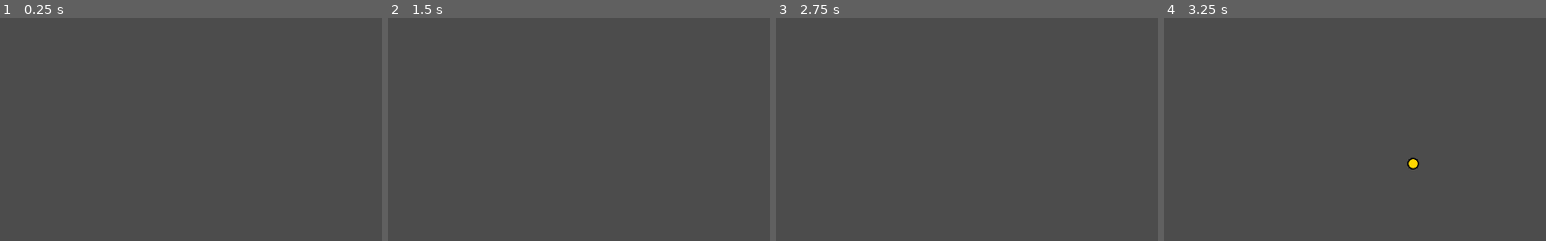
Above: before the commit, frames 1-4 (left to right).
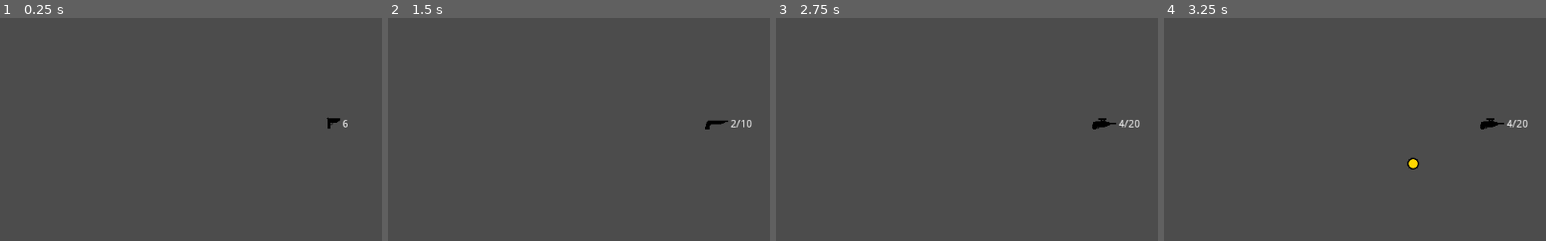
Above: after the commit, the same moments.

Repository: GregorioFornetti/Zigmor
Game: Godot game, scene res://Cenas/MapaDeTestes.tscn
Same seed, same stepped clock (60 frames per second), same inputs: the game is played once before the commit and once after it.
Inputs (mouse positions are % of the whole screen's width and height, from its top left):
- Up to frame 1 (0.25 s): no input
- Up to frame 2 (1.5 s): tap Enter (ui_accept) at 0.5, 0.77, 1.07 s; move the mouse to (72, 45) at 0.52 s; hold Right (ui_right) 0.53-1.28 s; hold 1 (change_weapon_to_pistol) 0.53-1.28 s; tap 2 (change_weapon_to_shotgun) at 0.8, 1.35 s; move the mouse to (30, 55) at 1.27 s; hold Down (ui_down) from 1.28 s (still down)
- Up to frame 3 (2.75 s): tap Enter (ui_accept) at 1.52, 1.82 s; tap 3 (change_weapon_to_sniper) at 1.55 s; move the mouse to (60, 28) at 2.02 s; release Down (ui_down) at 2.03 s; hold Right (ui_right) from 2.03 s (still down); hold 3 (change_weapon_to_sniper) from 2.03 s (still down); click (60, 28) at 2.3 s
- Up to frame 4 (3.25 s): move the mouse to (45, 70) at 2.77 s; release Right (ui_right) at 2.78 s; release 3 (change_weapon_to_sniper) at 2.78 s; hold Up (ui_up) from 2.78 s (still down); click (45, 70) at 2.85 s; tap Enter (ui_accept) at 3.02, 3.05 s
The pictures show only the part of the screen within x 50-100%, y 0-50%; the shares and areas given below are measured in that part.

The runs differ from the first frame. In frame 1, 0.1% of the frame differs, in the area x 85-91%, y 44-50%; in frame 2, 0.2%; in frame 3, 0.3%, in the area x 82-96%, y 44-50%; in frame 4, 0.3%.

Commit message:
reload das armas

Diff:
--- /dev/null
+++ b/Cenas/Interfaces/Interface.gd
@@ -0,0 +1,16 @@
+extends CanvasLayer
+
+onready var current_weapon_sprite = $Weapon_status_box/Current_weapon
+onready var ammo_info_label = $Weapon_status_box/Ammo_info
+
+
+func _ready():
+	pass # Replace with function body.
+
+
+func update_weaponAndAmmo_interface(weapon_index, current_ammo, total_ammo):
+	current_weapon_sprite.frame = weapon_index
+	if total_ammo >= 0:
+		ammo_info_label.text = str(current_ammo) + "/" + str(total_ammo)
+	else:
+		ammo_info_label.text = str(current_ammo)
--- /dev/null
+++ b/Cenas/Interfaces/Interface.tscn
@@ -0,0 +1,34 @@
+[gd_scene load_steps=3 format=2]
+
+[ext_resource path="res://Sprites/Interface/Game-interface/Sprites-IconsWeapons.png" type="Texture" id=1]
+[ext_resource path="res://Cenas/Interfaces/Interface.gd" type="Script" id=2]
+
+[node name="Interface" type="CanvasLayer"]
+script = ExtResource( 2 )
+
+[node name="Weapon_status_box" type="Control" parent="."]
+anchor_left = 1.0
+anchor_top = 0.261
+anchor_right = 1.0
+anchor_bottom = 0.261
+margin_left = -40.4786
+margin_top = -19.6087
+margin_right = -0.478638
+margin_bottom = 20.3913
+__meta__ = {
+"_edit_use_anchors_": false
+}
+
+[node name="Current_weapon" type="Sprite" parent="Weapon_status_box"]
+position = Vector2( -32, 2 )
+texture = ExtResource( 1 )
+hframes = 3
+
+[node name="Ammo_info" type="Label" parent="Weapon_status_box"]
+margin_left = -12.846
+margin_top = -1.45676
+margin_right = 27.154
+margin_bottom = 12.5432
+__meta__ = {
+"_edit_use_anchors_": false
+}
--- a/Cenas/MapaDeTestes.tscn
+++ b/Cenas/MapaDeTestes.tscn
@@ -1,7 +1,10 @@
-[gd_scene load_steps=2 format=2]
+[gd_scene load_steps=3 format=2]
 
 [ext_resource path="res://Cenas/Player/Player.tscn" type="PackedScene" id=1]
+[ext_resource path="res://Cenas/Interfaces/Interface.tscn" type="PackedScene" id=2]
 
 [node name="MapaDeTestes" type="Node2D"]
 
+[node name="Interface" parent="." instance=ExtResource( 2 )]
+
 [node name="Player" parent="." instance=ExtResource( 1 )]
--- a/Cenas/Player/Player.gd
+++ b/Cenas/Player/Player.gd
@@ -3,6 +3,7 @@
 onready var sprite = $Sprite
 onready var shoot_timer = $Shoot_timer
 onready var reload_timer = $Reload_timer
+onready var Interface = get_parent().get_node("Interface")
 
 enum {PISTOL, SHOTGUN, SNIPER}
 var attributes = {
@@ -32,17 +33,20 @@
 var weapons_status = {
 	# Time left = tempo que faltou para poder atirar mais uma vez.
 	PISTOL : {
-		"qnt_bullets": attributes[PISTOL]['magazine_capacity'],
+		"qnt_reloaded_bullets": attributes[PISTOL]['magazine_capacity'],
+		"qnt_total_bullets" : -1,  # numero negativo de balas representa que é infinito.
 		"time_left": 0,
 		"ready_to_shoot": true
 	},
 	SHOTGUN : {
-		"qnt_bullets": attributes[SHOTGUN]['magazine_capacity'],
+		"qnt_reloaded_bullets": attributes[SHOTGUN]['magazine_capacity'],
+		"qnt_total_bullets" : 10,
 		"time_left": 0,
 		"ready_to_shoot": true
 	},
 	SNIPER : {
-		"qnt_bullets": attributes[SNIPER]['magazine_capacity'],
+		"qnt_reloaded_bullets": attributes[SNIPER]['magazine_capacity'],
+		"qnt_total_bullets" : 20,
 		"time_left": 0,
 		"ready_to_shoot": true
 	}
@@ -51,7 +55,11 @@
 var rotation_fix = PI / 2
 var speed = 150
 var current_weapon = PISTOL
+var reloading = false
 
+
+func _ready():
+	update_weapons_interface()
 
 func _input(event):
 	if not event is InputEventMouseMotion:
@@ -62,13 +70,13 @@
 		elif event.get_action_strength("change_weapon_to_sniper"):
 			change_weapon(SNIPER)
 
-		if event.get_action_strength("ui_accept"):
-			print(weapons_status)
+		if event.get_action_strength("reload_weapon"):
+			reload_current_weapon()
 
 		if event.get_action_strength("shoot"):
-			if weapons_status[current_weapon]['qnt_bullets'] == 0:
+			if weapons_status[current_weapon]['qnt_reloaded_bullets'] == 0:
 				reload_current_weapon()
-			elif weapons_status[current_weapon]['ready_to_shoot']:
+			elif weapons_status[current_weapon]['ready_to_shoot'] and not reloading:
 				shoot()
 
 func _process(delta):
@@ -84,8 +92,13 @@
 func rotate_player_to_mouse_dir():
 	rotation = (get_global_mouse_position() - global_position).angle() + rotation_fix
 
+func update_weapons_interface():
+	Interface.update_weaponAndAmmo_interface(current_weapon, weapons_status[current_weapon]['qnt_reloaded_bullets'], weapons_status[current_weapon]['qnt_total_bullets'])
+
 func reload_current_weapon():
-	pass
+	if not reloading and weapons_status[current_weapon]['qnt_reloaded_bullets'] != attributes[current_weapon]['magazine_capacity'] and weapons_status[current_weapon]['qnt_total_bullets'] != 0:
+		reloading = true
+		reload_timer.start(attributes[current_weapon]['reload_time'])
 
 func change_weapon(new_weapon):
 	if new_weapon != current_weapon:
@@ -93,8 +106,12 @@
 			weapons_status[current_weapon]['time_left'] = shoot_timer.time_left
 		if not weapons_status[new_weapon]['ready_to_shoot']:
 			shoot_timer.start(weapons_status[new_weapon]['time_left'])
+
 		sprite.frame = new_weapon
 		current_weapon = new_weapon
+		reloading = false
+		reload_timer.stop()
+		update_weapons_interface()
 
 func shoot():
 	var direction = Vector2(0, -1).rotated(rotation)
@@ -105,7 +122,8 @@
 		instantiate_bullet(attributes[current_weapon]['bullet'], attributes[current_weapon]['damage'], direction)
 	shoot_timer.start(attributes[current_weapon]['fire_rate'])
 	weapons_status[current_weapon]['ready_to_shoot'] = false
-	weapons_status[current_weapon]['qnt_bullets'] -= 1
+	weapons_status[current_weapon]['qnt_reloaded_bullets'] -= 1
+	update_weapons_interface()
 
 func instantiate_bullet(bullet_type, damage, direction):
 	var bullet = bullet_type.instance()
@@ -115,3 +133,19 @@
 
 func _on_Shoot_timer_timeout():
 	weapons_status[current_weapon]['ready_to_shoot'] = true
+
+func _on_Reload_timer_timeout():
+	reloading = false
+	var bullets_to_reload = attributes[current_weapon]['magazine_capacity'] - weapons_status[current_weapon]['qnt_reloaded_bullets']
+
+	if weapons_status[current_weapon]['qnt_total_bullets'] < 0:
+		weapons_status[current_weapon]['qnt_reloaded_bullets'] = attributes[current_weapon]['magazine_capacity']
+
+	elif weapons_status[current_weapon]['qnt_total_bullets'] >= bullets_to_reload:
+		weapons_status[current_weapon]['qnt_reloaded_bullets'] = attributes[current_weapon]['magazine_capacity']
+		weapons_status[current_weapon]['qnt_total_bullets'] -= bullets_to_reload
+
+	else:
+		weapons_status[current_weapon]['qnt_reloaded_bullets'] = weapons_status[current_weapon]['qnt_total_bullets']
+		weapons_status[current_weapon]['qnt_total_bullets'] = 0
+	update_weapons_interface()
--- a/Cenas/Player/Player.tscn
+++ b/Cenas/Player/Player.tscn
@@ -34,5 +34,7 @@
 one_shot = true
 
 [node name="Reload_timer" type="Timer" parent="."]
+one_shot = true
 
 [connection signal="timeout" from="Shoot_timer" to="." method="_on_Shoot_timer_timeout"]
+[connection signal="timeout" from="Reload_timer" to="." method="_on_Reload_timer_timeout"]
--- a/project.godot
+++ b/project.godot
@@ -64,6 +64,11 @@
 "events": [ Object(InputEventMouseButton,"resource_local_to_scene":false,"resource_name":"","device":-1,"alt":false,"sh …(213 unchanged characters)…
  ]
 }
+reload_weapon={
+"deadzone": 0.5,
+"events": [ Object(InputEventKey,"resource_local_to_scene":false,"resource_name":"","device":0,"alt":false,"shift":false,"control":false,"meta":false,"command":false,"pressed":false,"scancode":82,"unicode":0,"echo":false,"script":null)
+ ]
+}
 
 [layer_names]
 
Binary file added: Sprites/Interface/Game-interface/Sprites-IconsWeapons.png
Not shown, added: Sprites/Interface/Game-interface/Sprites-IconsWeapons.png.import
